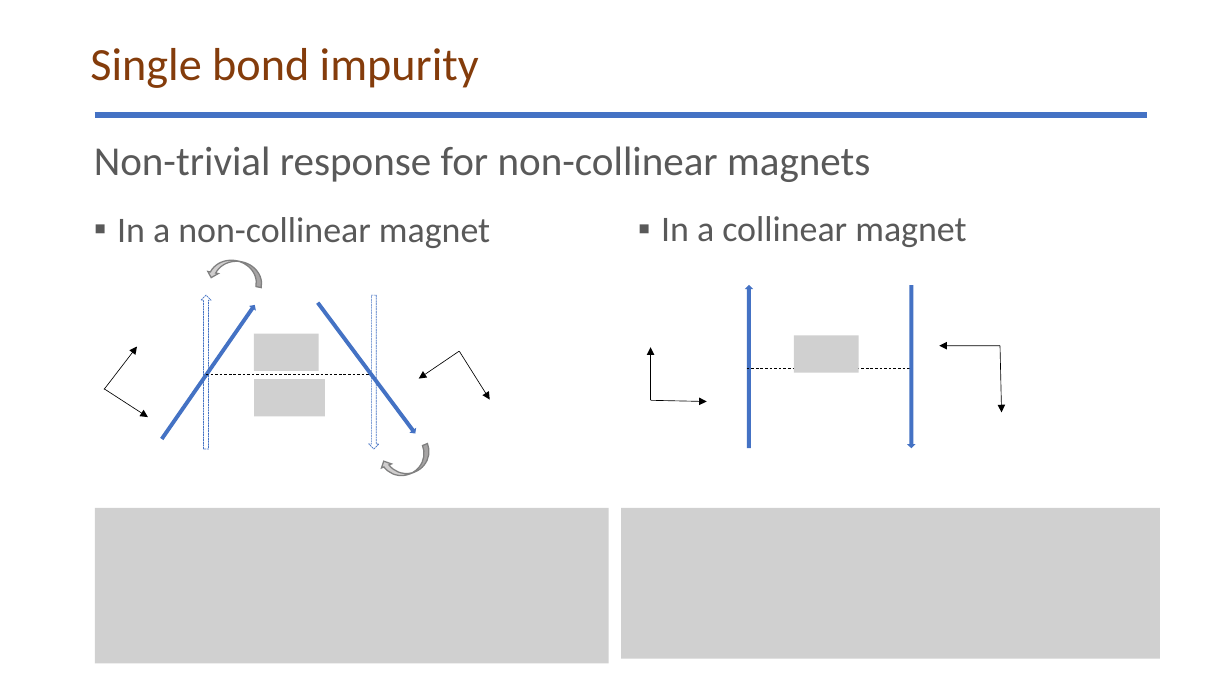
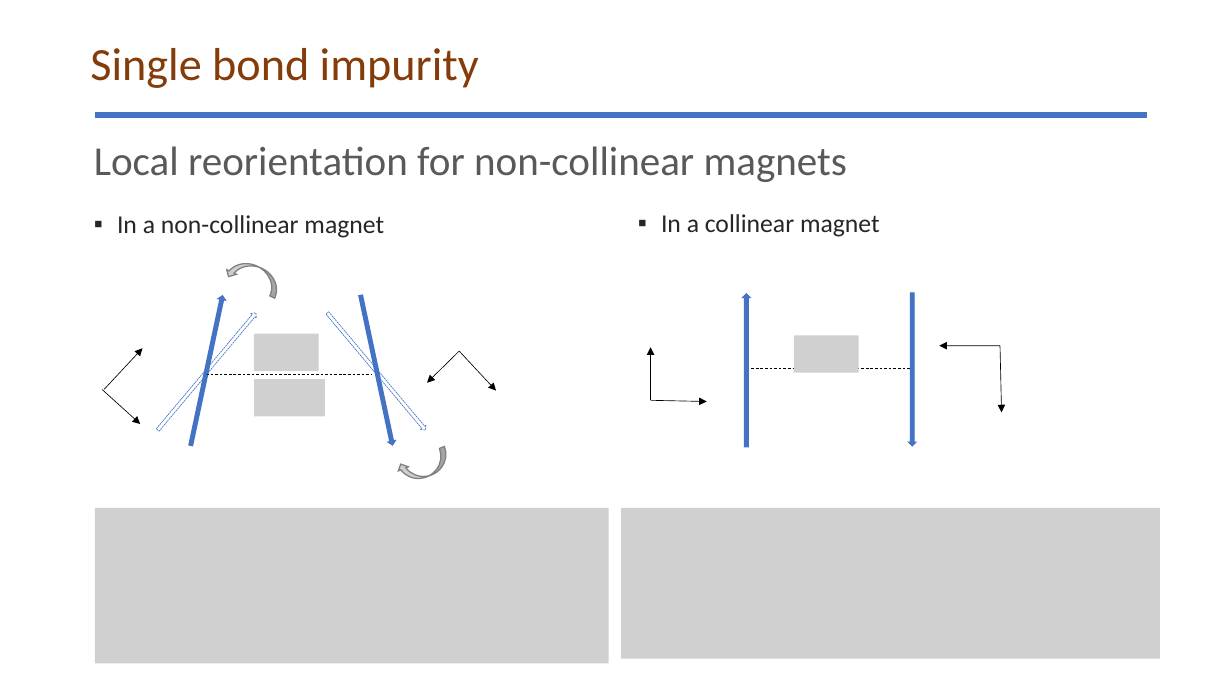
Before and after one commit to glacieant/disordered_triangular_swt, a slide deck: slide 12 of talk/disordered_non-collinear_magnet.pptx (slide 11 before the commit). Drawn at 1232x693 pixels with LibreOffice and Linux fonts; fonts in the diff are those of the drawing; grey boxes stand for pictures; background and template pictures are left out. Boxes give left, top, right and bottom in pixels: in the first picture for what was removed or moved away, otherwise in the second. Text is boxed around its words. In the diff, an @@ line names an element or a change of style, - is before the commit and + after.

```diff
--- a/talk/disordered_non-collinear_magnet.pptx
+++ b/talk/disordered_non-collinear_magnet.pptx
@@ text at <box>94,146,847,182</box>: text changed @@
-Non-trivial response for non-collinear magnets
+Local reorientation for non-collinear magnets
@@ text "In a non-collinear magnet" at <box>117,215,384,238</box>: size 28 to 20 pt, text colour #595959 to #262626 @@
@@ text "In a collinear magnet" at <box>661,214,880,237</box>: size 28 to 20 pt, text colour #595959 to #262626 @@
@@ curved down arrow at <box>224,255,284,298</box>: rotation 11 to 25 degrees @@
@@ up arrow at <box>188,295,226,446</box>: rotation 34 to 12 degrees @@
@@ up arrow at <box>357,295,396,446</box>: mirrored; rotation 143 to 348 degrees @@
@@ up arrow: place and size @@
-up arrow at <box>747,286,752,447</box>
+up arrow at <box>743,294,750,446</box>
@@ up arrow at <box>909,293,916,445</box>: mirrored; rotation 180 to 0 degrees @@
@@ up arrow at <box>155,310,259,432</box>: rotation 0 to 40 degrees @@
@@ up arrow at <box>325,310,429,432</box>: mirrored; rotation 180 to 320 degrees @@
@@ arrow moved from (104, 390) - (137, 347) to (104, 390) - (142, 348) @@
@@ arrow moved from (459, 351) - (419, 379) to (459, 351) - (427, 383) @@
@@ arrow moved from (459, 351) - (490, 399) to (459, 351) - (496, 391) @@
@@ arrow moved from (104, 389) - (148, 417) to (103, 390) - (140, 424) @@
@@ curved down arrow: place and size @@
-curved down arrow at <box>379,444,436,483</box>
+curved down arrow at <box>396,447,453,486</box>
```
Also in this commit, not shown: 16 other slides changed, 15 slides added, 5 slides removed, 19 other files.
